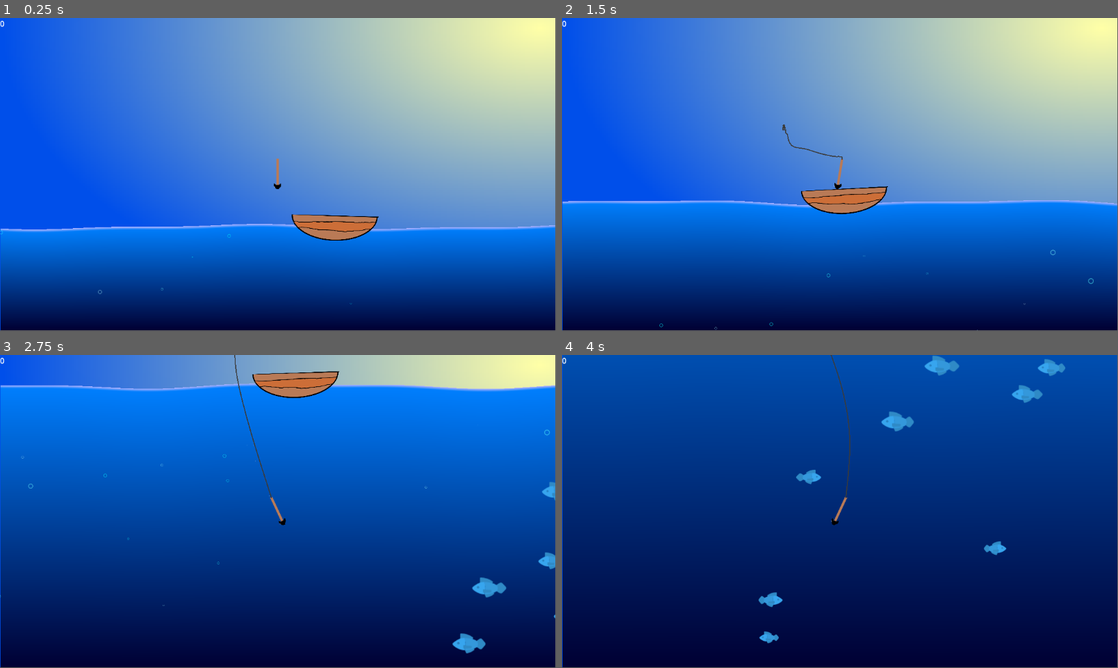
Above: before the commit, frames 1-4 (two rows, left to right).
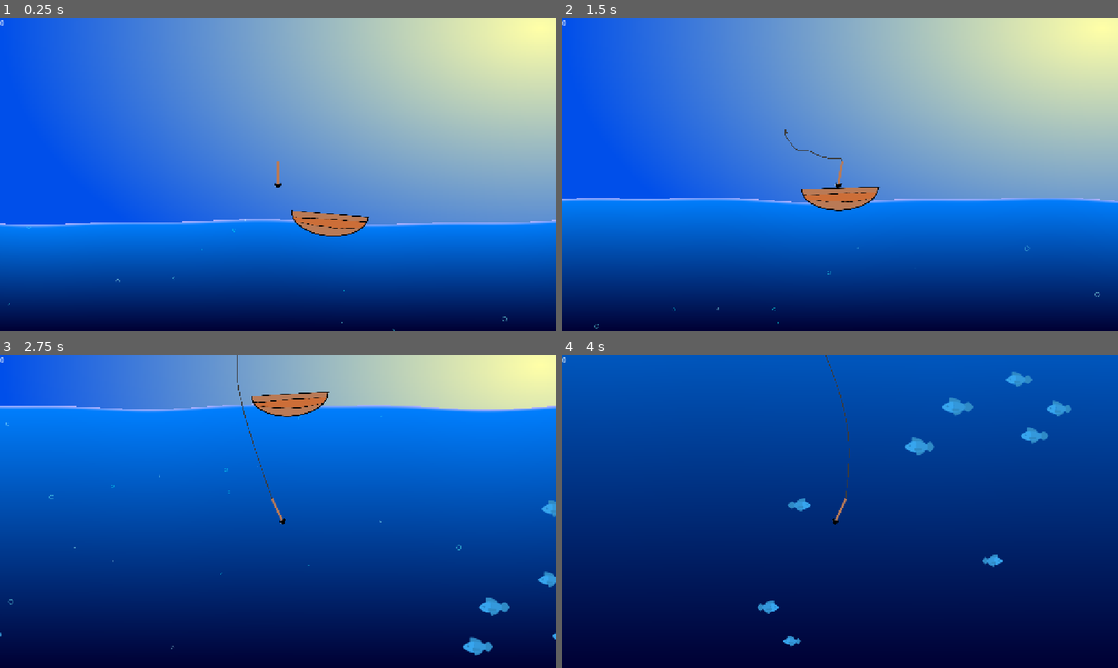
Above: after the commit, the same moments.

Repository: Duckslayer/Fishy
Game: Godot game, scene res://game.tscn
The game is run twice, just before and just after one commit, with the same random seed, the same clock (stepped at 60 frames per second) and the same inputs.
Inputs:
- Up to frame 1 (0.25 s): no input
- Up to frame 2 (1.5 s): hold D (Right) 0.53-1.28 s; tap Space (Launch) at 0.6, 1.35 s; hold A (Left) from 1.28 s (still down)
- Up to frame 3 (2.75 s): release A (Left) at 2.03 s; hold D (Right) from 2.03 s (still down); tap Space (Launch) at 2.1 s
- Up to frame 4 (4 s): tap Space (Launch) at 2.85, 3.6 s; release D (Right) at 3.53 s; hold A (Left) from 3.53 s (still down)
In our replay, the window is 799x449 before the commit and 800x450 after it. These sizes can differ from the game's own. Grey fills any space a smaller window leaves; there, only what the larger window draws over its background counts as a difference.

The runs differ from the first frame. In frame 1, 3.0% of the frame differs, in the area x 0-100%, y 0-100%; in frame 2, 2.5%; in frame 3, 9.7%; in frame 4, 2.7%.

Commit message:
Fixed scale and pos issues

Diff:
--- a/game.gd
+++ b/game.gd
@@ -2,10 +2,40 @@
 
 
 var score = 0
+@onready var bubble_occluder: LightOccluder2D = $BubbleOccluder
 
 func _ready() -> void:
 	GameEvents.fish_kill.connect(_on_fish_kill)
 
+func _process(_delta: float) -> void:
+	_update_bubble_occluder()
+
+func _update_bubble_occluder() -> void:
+	var camera = get_viewport().get_camera_2d()
+	if not camera:
+		return
+
+	var cam_pos = camera.global_position
+	var viewport_size = get_viewport().get_visible_rect().size
+	var visible_size = viewport_size / camera.zoom
+	var half_w = visible_size.x / 2.0
+	var half_h = visible_size.y / 2.0
+
+	# The occluder should cover everything above the water surface (y = 0)
+	# within the camera view, with generous margins
+	var margin = 200.0
+	var left = cam_pos.x - half_w - margin
+	var right = cam_pos.x + half_w + margin
+	var top = cam_pos.y - half_h - margin
+	var bottom = 0.0  # Water surface
+
+	bubble_occluder.occluder.polygon = PackedVector2Array([
+		Vector2(left, bottom),
+		Vector2(right, bottom),
+		Vector2(right, top),
+		Vector2(left, top)
+	])
+
 func _on_fish_kill(value: int) -> void:
 	score += value
 	%HUD.update_score(score)
--- a/harpoon/harpoon.gd
+++ b/harpoon/harpoon.gd
@@ -15,6 +15,8 @@
 @onready var trail_material: ParticleProcessMaterial = trail_particles.process_material
 @onready var rope_controller = $RopeMarker/RopeController
 @onready var start_position = global_position
+@onready var large_bubbles: GPUParticles2D = $LargeBubbles
+const LARGE_BUBBLES_OFFSET_Y: float = 437.0
 
 # Baseline bubble trail values
 var base_ratio: float = 0.25  # 15/60 — baseline fraction of max particles
@@ -96,6 +98,11 @@
 		State.RETRACTING:
 			handle_retracting(delta)
 
+	# Keep LargeBubbles upright and directly below the harpoon,
+	# regardless of harpoon rotation
+	large_bubbles.global_rotation = 0.0
+	large_bubbles.global_position = global_position + Vector2(0, LARGE_BUBBLES_OFFSET_Y)
+
 func handle_idle_input(delta):
 	turn(delta)
 	move_and_slide()
--- a/project.godot
+++ b/project.godot
@@ -7,6 +7,13 @@
 ;   param=value ; assign values to parameters
 
 config_version=5
+
+[display]
+
+window/size/viewport_width=1280
+window/size/viewport_height=720
+window/stretch/mode="canvas_items"
+window/stretch/aspect="keep"
 
 [animation]
 
